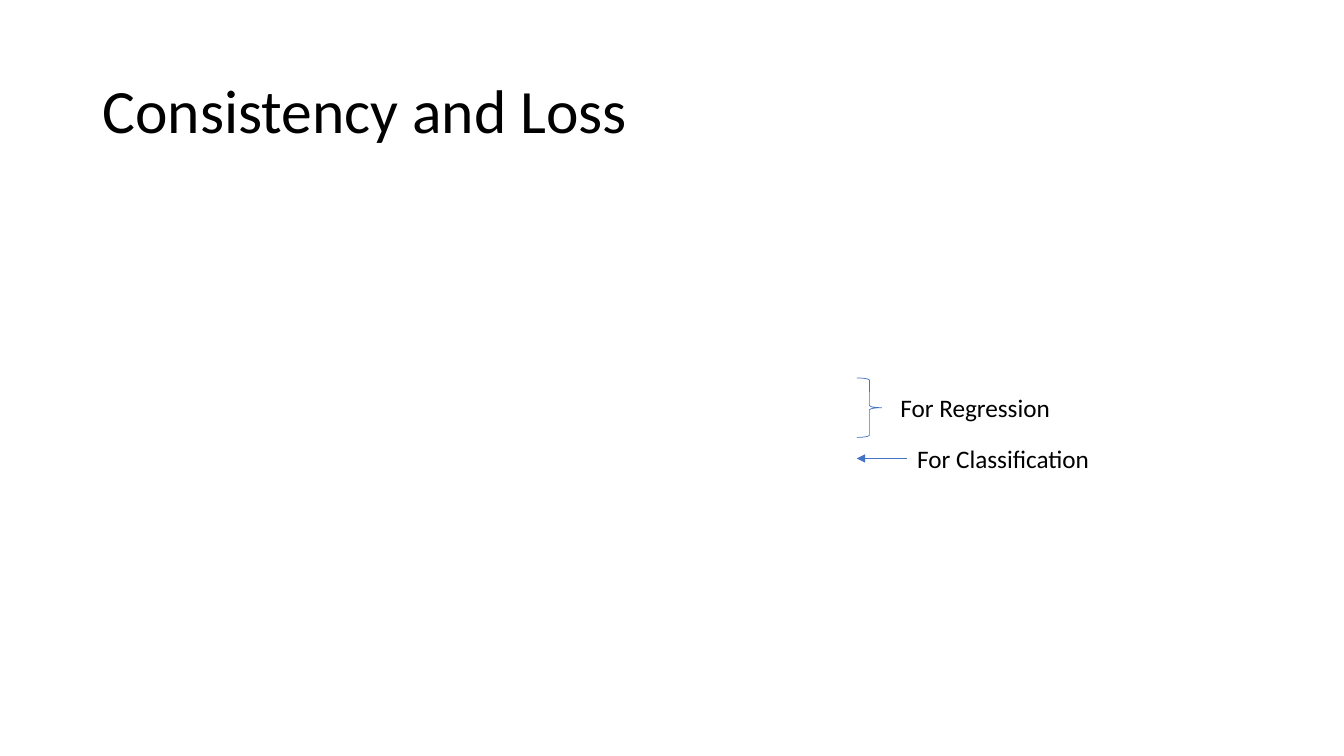
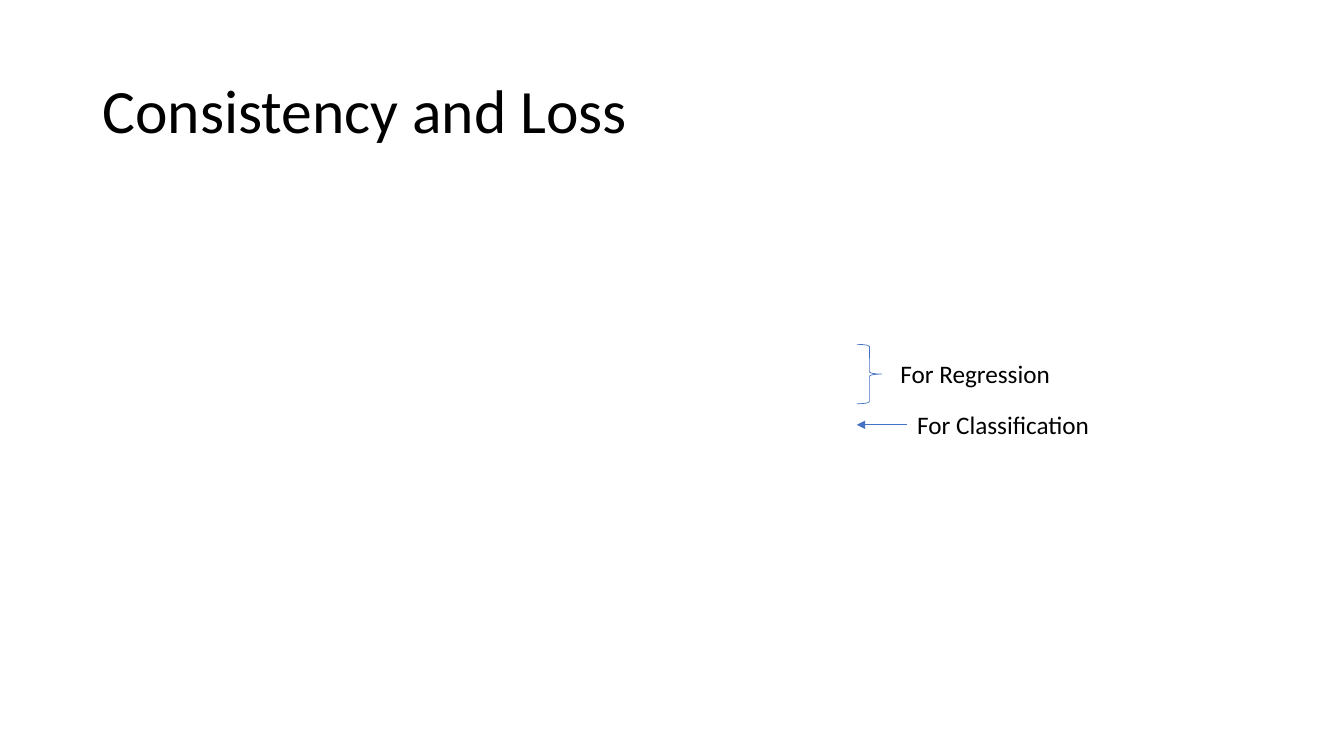
Before and after one commit to mhahsler/CS7320-AI, a slide deck: slide 7 of slides/19_ML_intro.pptx. Drawn at 1344x756 pixels with LibreOffice and Linux fonts; fonts in the diff are those of the drawing; grey boxes stand for pictures. Boxes give left, top, right and bottom in pixels: in the first picture for what was removed or moved away, otherwise in the second. Text is boxed around its words. In the diff, an @@ line names an element or a change of style, - is before the commit and + after.

```diff
--- a/slides/19_ML_intro.pptx
+++ b/slides/19_ML_intro.pptx
@@ 2 texts, 1 right brace, 1 arrow: place and size @@
-2 texts, 1 right brace, 1 arrow at [857, 378, 1089, 469]
+2 texts, 1 right brace, 1 arrow at [857, 345, 1089, 435]
```
Also in this commit, not shown: 1 other slide changed, 1 other file.
